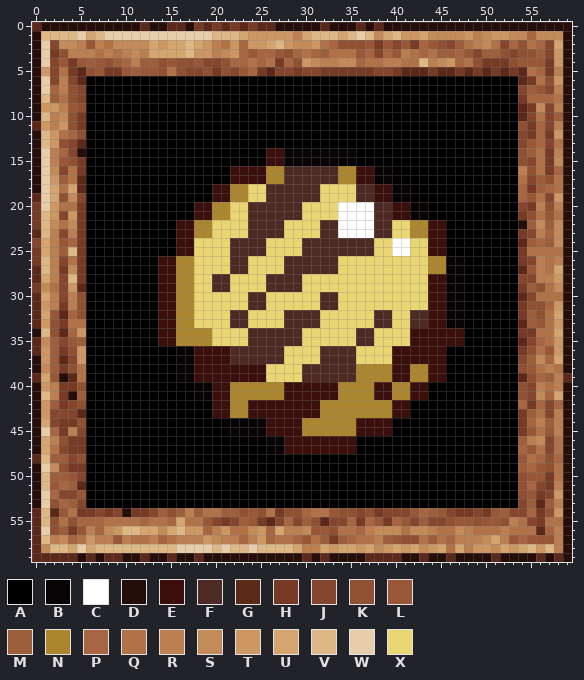
File history of a pixel-art sprite, res/drawable-hdpi/image_list_up121.png. Above is the file before it was changed.
The file is 60x60 pixels.
Palette (. is transparent): A #000000  B #080406  C #ffffff  D #250d09  E #3b0f0b  F #4d2a23  G #5c281a  H #773a25  J #85462d  K #905032  L #995737  M #9d5e3b  N #ab862e  P #a76641  Q #b17247  R #bb7f51  S #c48b5a  T #cc9763  U #d5a570  V #ddb786  W #e7cda9  X #e9d673
Now the later version:
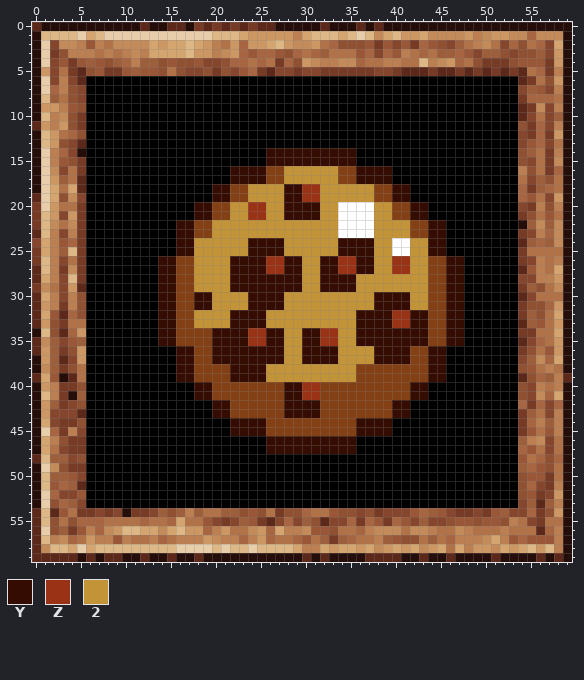
Colours new in this view: Y #340c02  Z #9a3316  2 #c39338
Change:
colour N: #ab862e -> #834014
Changed rows in their new state; - is a pixel that keeps its letter.
first column x 14:
14 ------------YYYYYYYYYY------------
15 ------------YYYYYYYYYY------------
16 --------YYYY--222222--YYYY--------
17 --------YYYY--222222--YYYY--------
18 ------YY--2222YYZZ222222NNYY------
19 ------YY--2222YYZZ222222NNYY------
20 ----YY--22ZZ22YYYY22----22NNYY----
21 ----YY--22ZZ22YYYY22----22NNYY----
22 --YY--22222222222222----2222--YY--
23 --YY--22222222222222----2222--YY--
24 --YY222222YYYY222222YYYY22--22YY--
25 --YY222222YYYY222222YYYY22--22YY--
26 YY--2222YYYYZZYY22YYZZYY22ZZ22--YY
27 YY--2222YYYYZZYY22YYZZYY22ZZ22--YY
28 YY--2222YYYYYYYY22YYYY22222222NNYY
29 YY--2222YYYYYYYY22YYYY22222222NNYY
30 YY--YY2222YYYY2222222222YYYY22NNYY
31 YY--YY2222YYYY2222222222YYYY22NNYY
32 YY--2222YYYY2222222222YYYYZZYYNNYY
33 YY--2222YYYY2222222222YYYYZZYYNNYY
34 YY----YYYYZZYY22YYZZ22YYYYYYYYNNYY
35 YY----YYYYZZYY22YYZZ22YYYYYYYYNNYY
36 --YYNNYYYYYYYY22YYYY2222YYYYNNYY--
37 --YYNNYYYYYYYY22YYYY2222YYYYNNYY--
38 --YYNNNNYYYY2222222222----NN--YY--
39 --YYNNNNYYYY2222222222----NN--YY--
40 ----YYNN------YYZZNN----NN--YY----
41 ----YYNN------YYZZNN----NN--YY----
42 ------YY--NNNNYYYY--------YY------
43 ------YY--NNNNYYYY--------YY------
44 --------YYYYNNNN------YYYY--------
45 --------YYYYNNNN------YYYY--------
46 ------------YYYYYYYYYY------------
47 ------------YYYYYYYYYY------------
Boxes around the changes in both pictures, in picture pixels (x1, y1, x2, y2):
changed: (158, 148, 464, 454)
